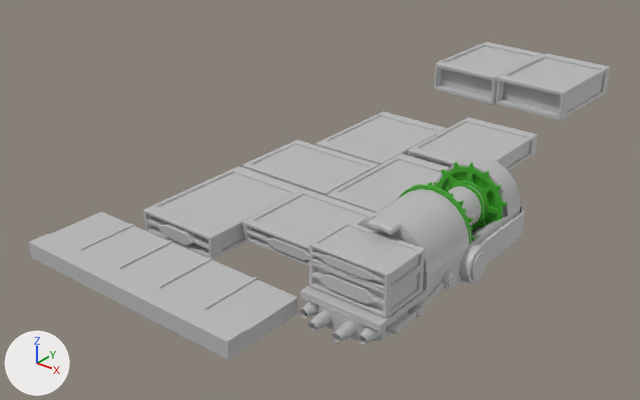
The FBX model Ratchet and Clank Scene/Assets/3D mODELS/Train FBX.fbx as it was, and as the next commit left it.
Before and after are seen from a 50 mm lens placed at (0.349, -0.286, 0.263), pointed at (-0.013, 0.167, -0.018). Arrows for +X, +Y and +Z are at lower left; the lights stay in place. Where no turn or scale is listed for an object, it has been applied to the vertices.

Names of what the first picture shows: 'Big_Gear_Front', 'Booster_Holders', 'Bottom_Box', 'Box_Tall_Car', 'Box_Tall_Car2', 'Boxes', 'Circle_Gear_1', 'Player_Train', 'Right_Train_Boosters', 'Slam_Bar', 'Small_Circle_Gear', 'Small_Gear', 'Solid_Circle_Gear', 'Top_Box', 'Train_Gears_Bottom', 'Train_Shaft', 'Train_on_Right_Car'.
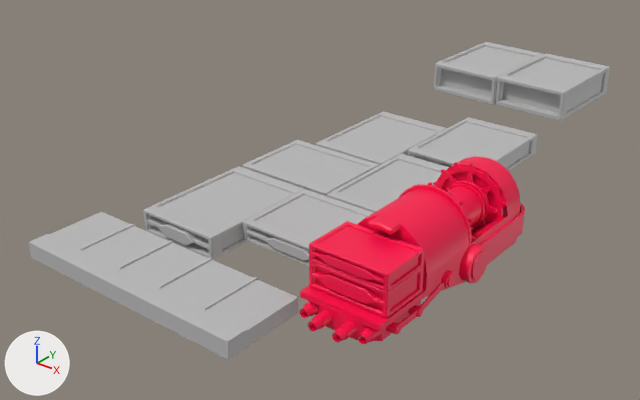
Commit message: Edit the Train added a few Substance Files

Changed parts and their boxes [x1, y1, x2, y2] in the pictures (640 x 400 px):
'Train_on_Right_Car', recoloured
    both: [300, 156, 520, 332]
'Top_Box', recoloured
    both: [309, 221, 425, 291]
'Bottom_Box', recoloured
    both: [309, 261, 424, 318]
'Train_Gears_Bottom', recoloured
    both: [386, 244, 488, 335]
'Right_Train_Boosters', recoloured
    both: [300, 301, 382, 345]
'Slam_Bar', recoloured
    both: [478, 203, 525, 260]
'Booster_Holders', recoloured
    both: [315, 301, 421, 341]
'Big_Gear_Front', recoloured
    both: [433, 162, 508, 222]
'Train_Shaft', recoloured
    both: [449, 184, 485, 226]
'Solid_Circle_Gear', recoloured
    both: [443, 172, 497, 229]
'Small_Gear', recoloured
    both: [448, 173, 497, 227]
'Circle_Gear_1', recoloured
    both: [399, 184, 471, 245]
'Small_Circle_Gear', recoloured
    both: [449, 183, 485, 227]

What changed in the scene script:
```text
Change me_mesh_006:
    where me_mesh_006.from_pydata(...)  # 122 vertices, 150 faces; spans x -0.0206..0.0206, y 0.1487..0.1512, z 0.0041..0.045
    remove me_mesh_006.materials.append(mat_clock_initialshadinggroup1)  # green #3fa627
    add me_mesh_006.materials.append(mat_clock_lambert2sg1)  # pink #ff004b
Change me_mesh_007:
    where me_mesh_007.from_pydata(...)  # 588 vertices, 549 faces; spans x -0.0253..0.0253, y -0.0008..0.0008, z -0.0258..0.0258
    remove me_mesh_007.materials.append(mat_clock_initialshadinggroup1)  # green #3fa627
    add me_mesh_007.materials.append(mat_clock_lambert2sg1)  # pink #ff004b
Change me_mesh_011:
    where me_mesh_011.from_pydata(...)  # 404 vertices, 400 faces; spans x -0.0226..0.0226, y -0.0111..0.0111, z -0.0037..0.0037
    remove me_mesh_011.materials.append(mat_lambert1)  # grey #bcbcbc
    add me_mesh_011.materials.append(mat_clock_lambert2sg1)  # pink #ff004b
Change me_mesh_001:
    where me_mesh_001.from_pydata(...)  # 410 vertices, 414 faces; spans x -0.0194..0.0194, y -0.0012..0.0012, z -0.0194..0.0194
    remove me_mesh_001.materials.append(mat_clock_initialshadinggroup1)  # green #3fa627
    add me_mesh_001.materials.append(mat_clock_lambert2sg1)  # pink #ff004b
Change me_mesh_004:
    where me_mesh_004.from_pydata(...)  # 40 vertices, 20 faces; spans x -0.0125..0.0125, y 0.0822..0.1532, z 0.0117..0.0368
    remove me_mesh_004.materials.append(mat_lambert1)  # grey #bcbcbc
    add me_mesh_004.materials.append(mat_clock_lambert2sg1)  # pink #ff004b
Change me_mesh_013:
    where me_mesh_013.from_pydata(...)  # 293 vertices, 284 faces; spans x -0.0251..0.0251, y -0.0171..0.0171, z -0.0078..0.0078
    remove me_mesh_013.materials.append(mat_lambert1)  # grey #bcbcbc
    add me_mesh_013.materials.append(mat_clock_lambert2sg1)  # pink #ff004b
Change me_mesh_010:
    where me_mesh_010.from_pydata(...)  # 680 vertices, 656 faces; spans x -0.033..0.033, y -0.044..0.044, z -0.0109..0.0109
    remove me_mesh_010.materials.append(mat_lambert1)  # grey #bcbcbc
    add me_mesh_010.materials.append(mat_clock_lambert2sg1)  # pink #ff004b
Change me_mesh:
    where me_mesh.from_pydata(...)  # 182 vertices, 172 faces; spans x -0.026..0.026, y 0.018..0.178, z -0.002..0.048
    remove me_mesh.materials.append(mat_lambert1)  # grey #bcbcbc
    add me_mesh.materials.append(mat_clock_lambert2sg1)  # pink #ff004b
Change me_mesh_012:
    where me_mesh_012.from_pydata(...)  # 293 vertices, 284 faces; spans x -0.0251..0.0251, y -0.0171..0.0171, z -0.0049..0.0049
    remove me_mesh_012.materials.append(mat_lambert1)  # grey #bcbcbc
    add me_mesh_012.materials.append(mat_clock_lambert2sg1)  # pink #ff004b
Change me_mesh_002:
    where me_mesh_002.from_pydata(...)  # 120 vertices, 120 faces; spans x -0.0259..0.0259, y 0.1041..0.1057, z -0.0017..0.0499
    remove me_mesh_002.materials.append(mat_clock_initialshadinggroup1)  # green #3fa627
    add me_mesh_002.materials.append(mat_clock_lambert2sg1)  # pink #ff004b
Change me_mesh_005:
    where me_mesh_005.from_pydata(...)  # 20 vertices, 18 faces; spans x -0.0224..0.0224, y 0.0176..0.0607, z -0.0013..0.0112
    remove me_mesh_005.materials.append(mat_lambert1)  # grey #bcbcbc
    add me_mesh_005.materials.append(mat_clock_lambert2sg1)  # pink #ff004b
Change me_mesh_014:
    where me_mesh_014.from_pydata(...)  # 44 vertices, 40 faces; spans x -0.0291..0.0291, y 0.106..0.1811, z 0.005..0.0193
    remove me_mesh_014.materials.append(mat_lambert1)  # grey #bcbcbc
    add me_mesh_014.materials.append(mat_clock_lambert2sg1)  # pink #ff004b
Change me_mesh_003:
    where me_mesh_003.from_pydata(...)  # 120 vertices, 120 faces; spans x -0.0139..0.0139, y 0.1408..0.1424, z 0.0103..0.0379
    remove me_mesh_003.materials.append(mat_clock_initialshadinggroup1)  # green #3fa627
    add me_mesh_003.materials.append(mat_clock_lambert2sg1)  # pink #ff004b
```
